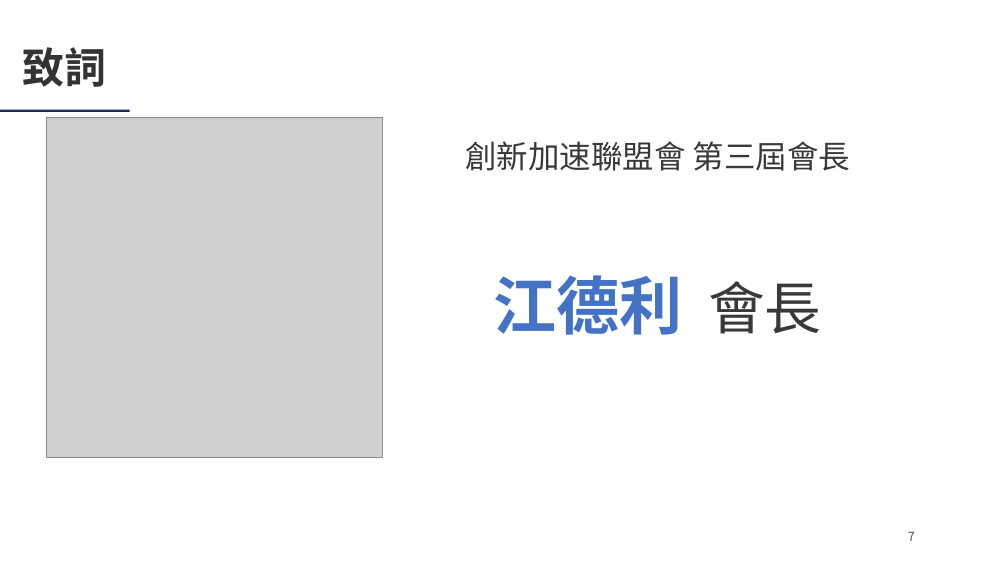
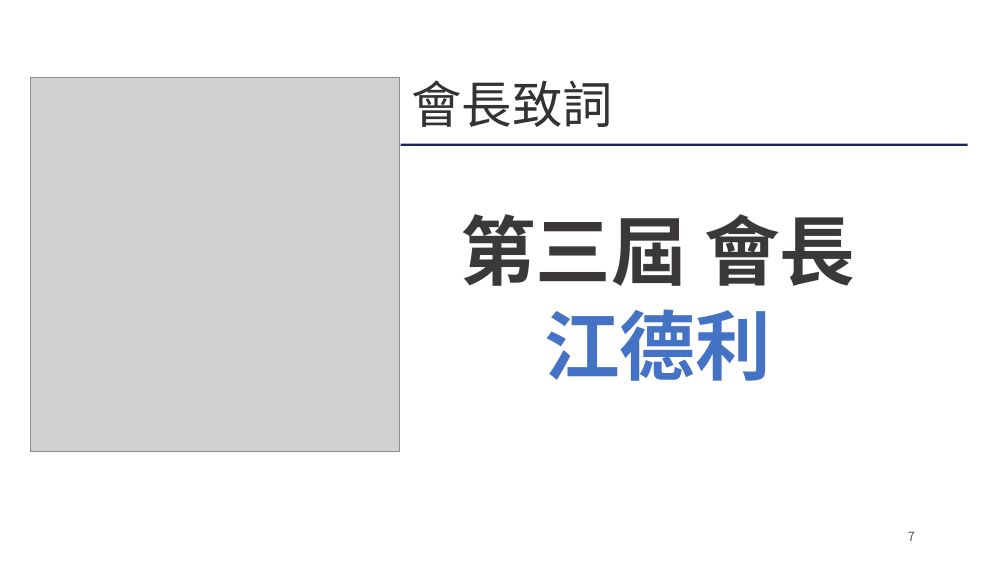
Before and after one commit to Ericliang680928/IAA, a slide deck: slide 7 of 20261204/agm/IAA會員大會簡報_20261204.pptx. Drawn at 1008x567 pixels with LibreOffice and Linux fonts; fonts in the diff are those of the drawing; grey boxes stand for pictures; background and template pictures are left out. Boxes give left, top, right and bottom in pixels: in the first picture for what was removed or moved away, otherwise in the second. Text is boxed around its words. In the diff, an @@ line names an element or a change of style, - is before the commit and + after.

```diff
--- a/20261204/agm/IAA會員大會簡報_20261204.pptx
+++ b/20261204/agm/IAA會員大會簡報_20261204.pptx
@@ picture: place and size @@
-picture at bbox=[47, 117, 383, 457]
+picture at bbox=[30, 78, 399, 451]
@@ text at bbox=[411, 80, 613, 127]: text changed; size 40 to 48 pt; bold off @@
-致詞
+會長致詞
@@ rectangle: place and size @@
-rectangle at bbox=[0, 110, 130, 112]
+rectangle at bbox=[401, 144, 968, 146]
@@ text at bbox=[460, 214, 855, 381]: text changed; size 30 to 72 pt; bold on @@
-創新加速聯盟會 第三屆會長
+第三屆 會長
+江德利
@@ text removed at bbox=[494, 275, 821, 335] @@
-江德利 會長
```
Also in this commit, not shown: 5 other slides changed, 3 other files.
